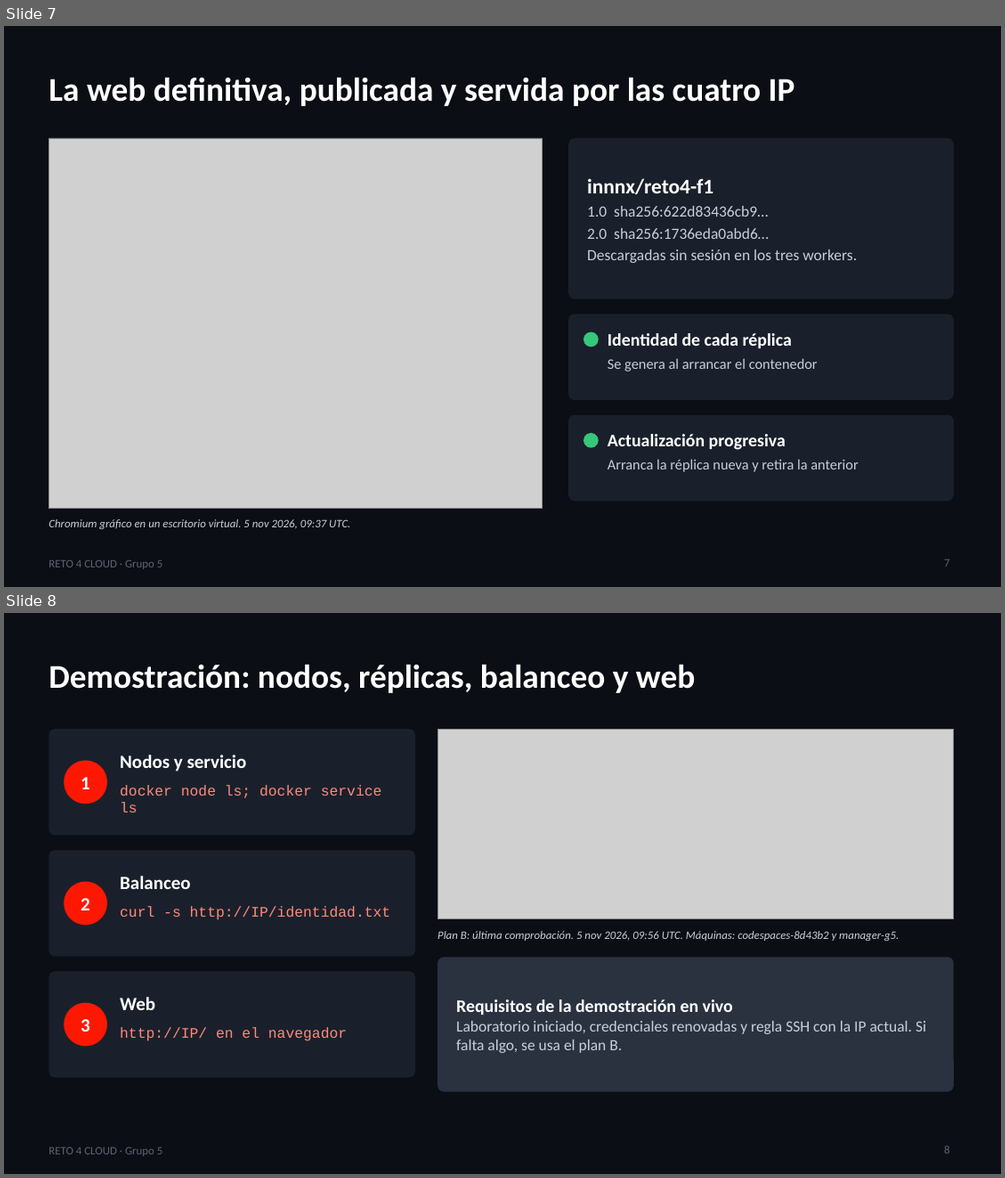
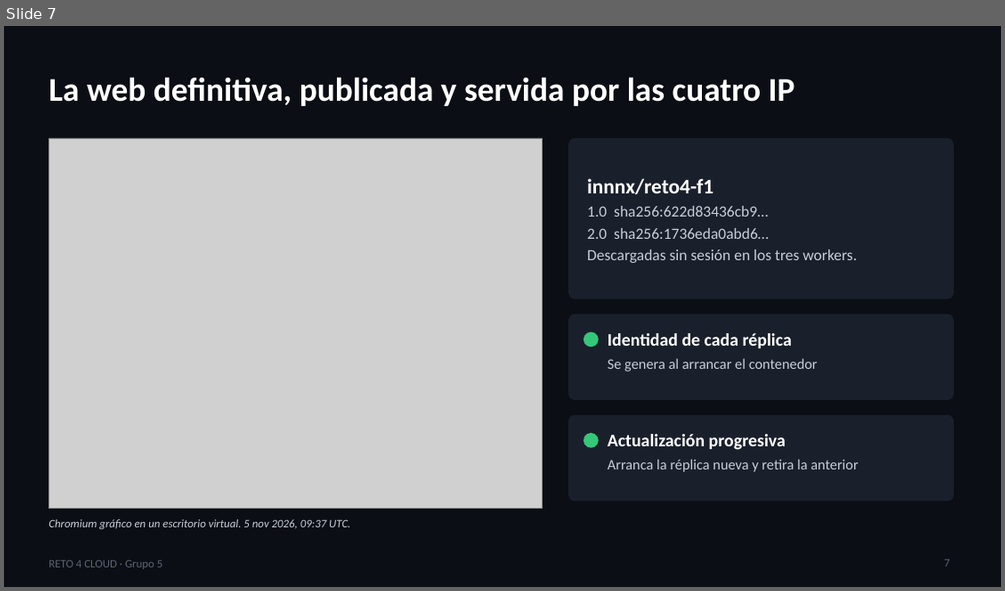
Before and after one commit to Lq922466/reto4-cloud-G5, a slide deck: entrega/presentacion-cloud-g5.pptx. Shown one above the other, each under a label of ours: slides 7 and 8 before the commit, slide 7 after it. The pictures are 1005x1178 and 1005x591 pixels, drawn with LibreOffice and Linux fonts; fonts in the diff are those of the drawing; grey boxes stand for pictures. Boxes give left, top, right and bottom in pixels: in the first picture for what was removed or moved away, otherwise in the second. Text is boxed around its words. In the diff, an @@ line names an element or a change of style, - is before the commit and + after.

```diff
--- a/entrega/presentacion-cloud-g5.pptx
+++ b/entrega/presentacion-cloud-g5.pptx
@@ slide 8 removed at [4,613,1001,1174], background #0B0E14; not listed: 1 template element that a slide beside it also shows @@
@@ title removed at [48,664,695,693] @@
-Demostración: nodos, réplicas, balanceo y web
@@ rounded rectangle removed at [48,729,415,835] @@
@@ picture removed at [437,729,954,919] @@
@@ ellipse removed at [64,761,107,803] @@
@@ text removed at [120,755,247,771] @@
-Nodos y servicio
@@ text removed at [81,777,90,789] @@
-1
@@ text removed at [120,785,382,812] @@
-docker node ls; docker service ls
@@ rounded rectangle removed at [48,850,415,957] @@
@@ text removed at [120,876,190,889] @@
-Balanceo
@@ ellipse removed at [64,882,107,925] @@
@@ text removed at [81,898,90,910] @@
-2
@@ text removed at [120,906,391,920] @@
-curl -s http://IP/identidad.txt
@@ text removed at [437,931,898,941] @@
-Plan B: última comprobación. 5 nov 2026, 09:56 UTC. Máquinas: codespaces-8d43b2 y manager-g5.
@@ rounded rectangle removed at [437,957,954,1092] @@
@@ rounded rectangle removed at [48,971,415,1078] @@
@@ ellipse removed at [64,1003,107,1046] @@
@@ text removed at [120,997,155,1010] @@
-Web
@@ text removed at [456,999,926,1053] @@
-Requisitos de la demostración en vivo
-Laboratorio iniciado, credenciales renovadas y regla SSH con la IP actual. Si falta algo, se usa el plan B.
@@ text removed at [81,1019,90,1031] @@
-3
@@ text removed at [120,1027,347,1041] @@
-http://IP/ en el navegador
@@ page number removed at [944,1145,949,1153] @@
-8
```
Also in this commit, not shown: 4 slides changed, 1 slide added, 16 other files.
